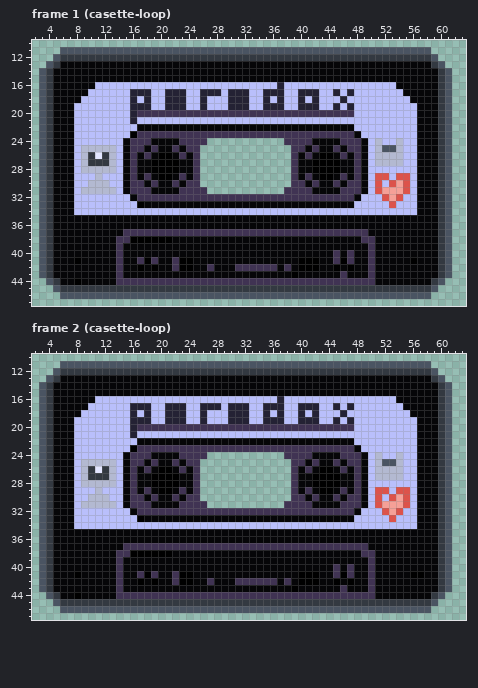
Two states of a pixel-art file, src/assets/ui/cassette.aseprite. The picture above is the old version.
64x64 pixels, 13 frames. Shown: frame 1 (casette-loop): x 2..63, y 10..47; frame 2 (casette-loop): x 2..63, y 10..47. The commit also changed other frames, which this record leaves out.
And afterwards:
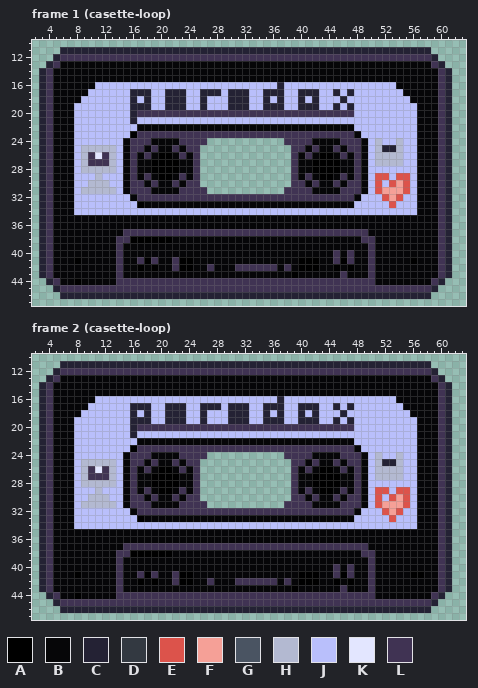
Palette (. is transparent): A #000000  B #060608  C #242234  D #333941  E #dc534b  F #f5a097  G #4a5462  H #b3b9d1  J #b9bffb  K #e3e6ff  L #403353
Difference:
Frame 1 (casette-loop), layers "Layer 1", "Cassette":
The edit turns colour G into colour C in row 11 at x 6 to 58; in row 12 at x 5 and 59; in row 13 at x 4 and 60; in rows 14 to 24 at x 3 and 61; in row 25 at x 3, 52 to 53 and 61; in rows 26 to 43 at x 3 and 61.
The edit turns colour G into colour C in row 44 at x 4 and 60; in row 45 at x 5 and 59; in row 46 at x 6 to 58.
The edit turns colour D into colour L in row 12 at x 6 to 58; in row 13 at x 5 and 59; in rows 14 to 25 at x 4 and 60; in row 26 at x 4, 10, 12 and 60; in row 27 at x 4, 10 to 12 and 60; in rows 28 to 43 at x 4 and 60.
The edit turns colour D into colour L in row 44 at x 5 and 59; in row 45 at x 6 to 58.
Frame 2 (casette-loop), layers "Layer 1", "Cassette": the same change as frame 1 (casette-loop)
Where, in picture pixels (left, top, right, bottom), the same in both pictures:
changed: (39, 47, 452, 299)
changed: (39, 361, 452, 613)
